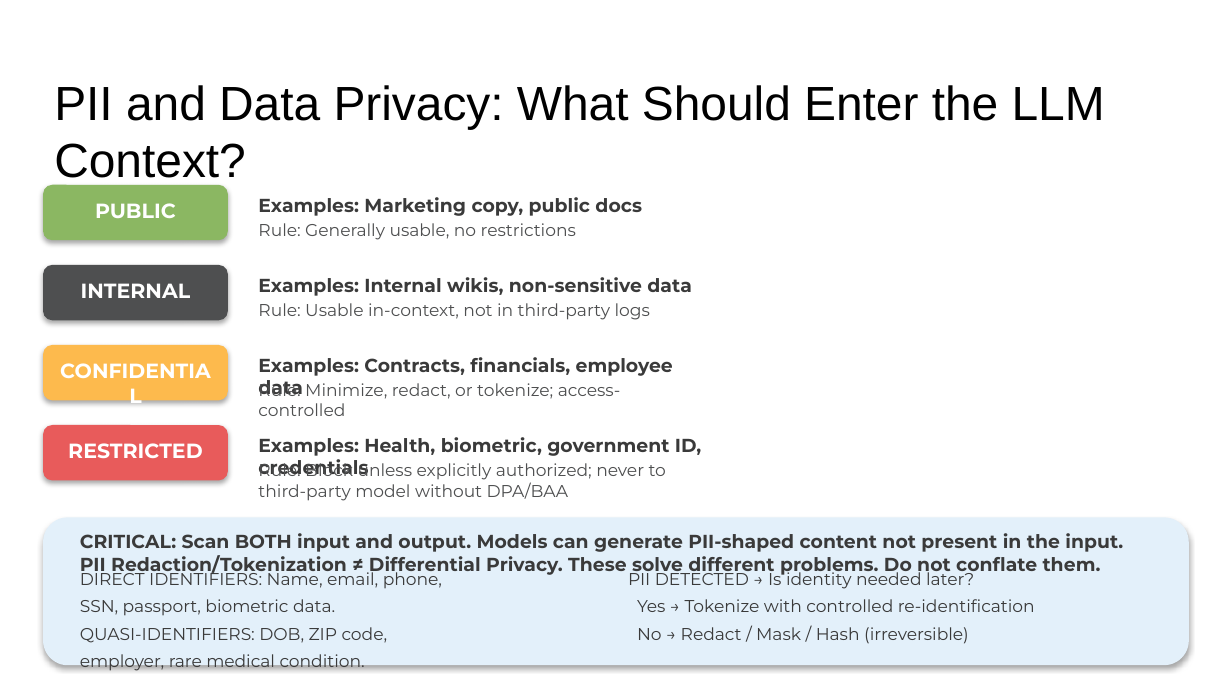
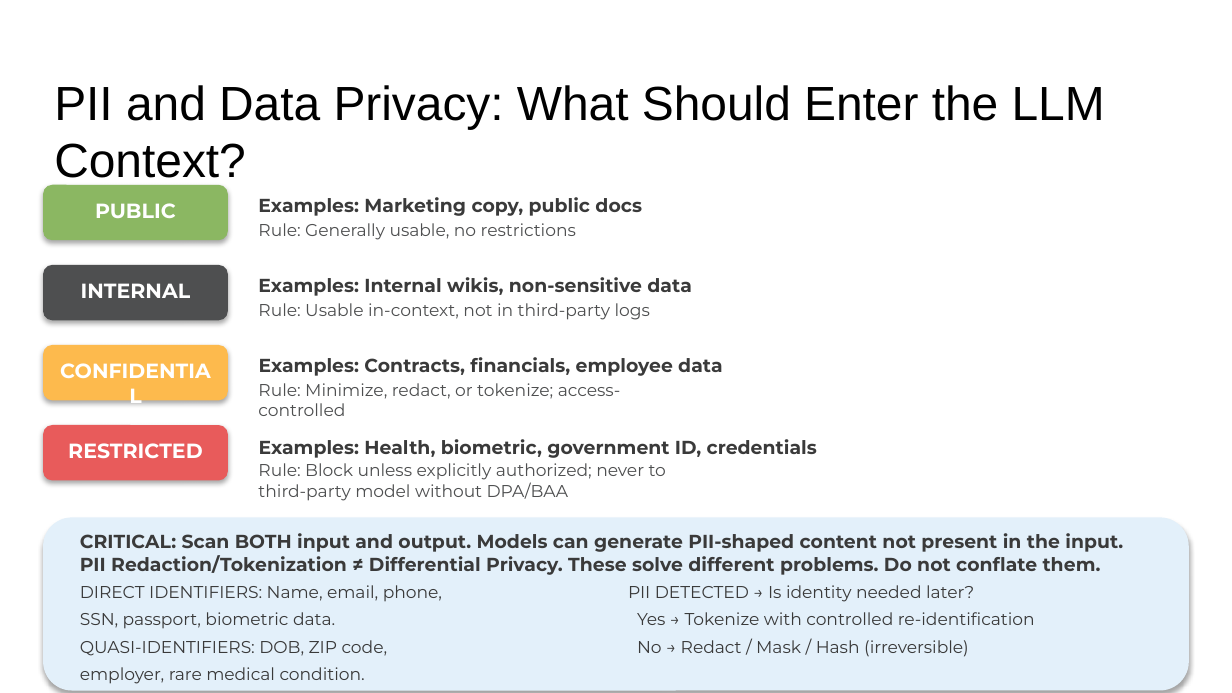
Before and after one commit to aashishpokharel/kss_trustworthy_ai, a slide deck: slide 13 of presentations/KSS_output_v2.pptx (slide 12 before the commit). Drawn at 1232x693 pixels with LibreOffice and Linux fonts; fonts in the diff are those of the drawing. Boxes give left, top, right and bottom in pixels: in the first picture for what was removed or moved away, otherwise in the second. Text is boxed around its words. In the diff, an @@ line names an element or a change of style, - is before the commit and + after.

```diff
--- a/presentations/KSS_output_v2.pptx
+++ b/presentations/KSS_output_v2.pptx
@@ text "Examples: Contracts, financials, employee data" rewrapped from (258, 357, 673, 396) to (259, 357, 723, 376) @@
@@ text "Examples: Health, biometric, government ID, ..." rewrapped from (258, 437, 701, 476) to (259, 439, 817, 458) @@
@@ rounded rectangle: place and size @@
-rounded rectangle at (43, 517, 1189, 665)
+rounded rectangle at (43, 517, 1189, 691)
@@ text "DIRECT IDENTIFIERS: Name, email, phone," rewrapped from (80, 568, 442, 671) to (80, 585, 442, 684) @@
@@ text "PII DETECTED → Is identity ..." rewrapped from (628, 568, 1035, 644) to (628, 585, 1035, 657) @@
```
Also in this commit, not shown: 9 other slides changed, 1 slide added.
